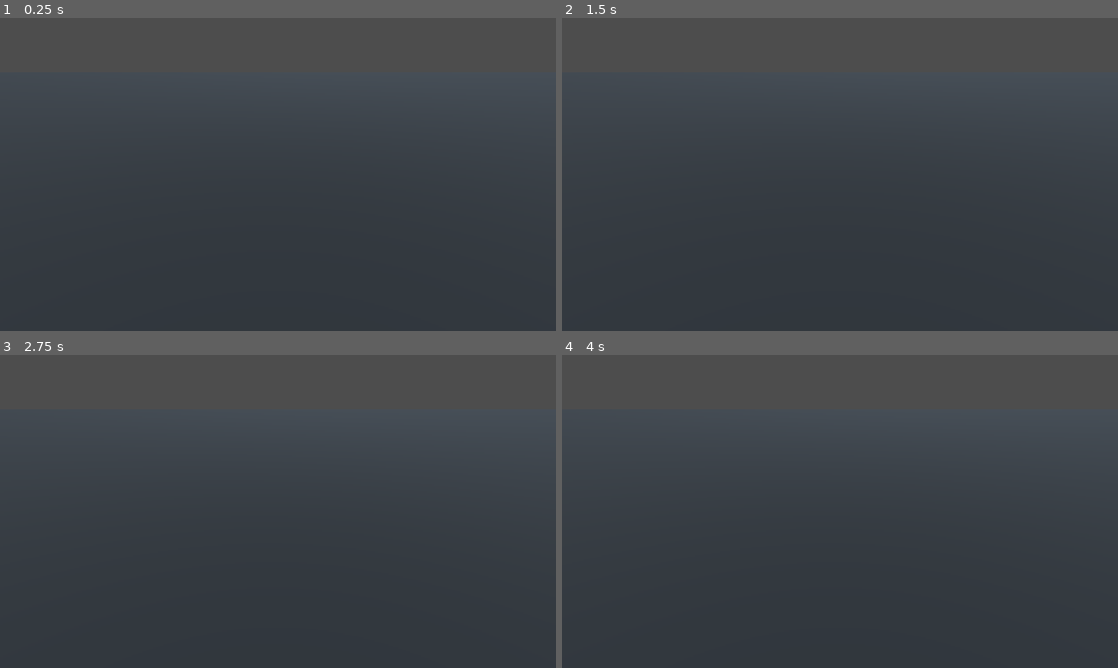
Above: before the commit, frames 1-4 (two rows, left to right).
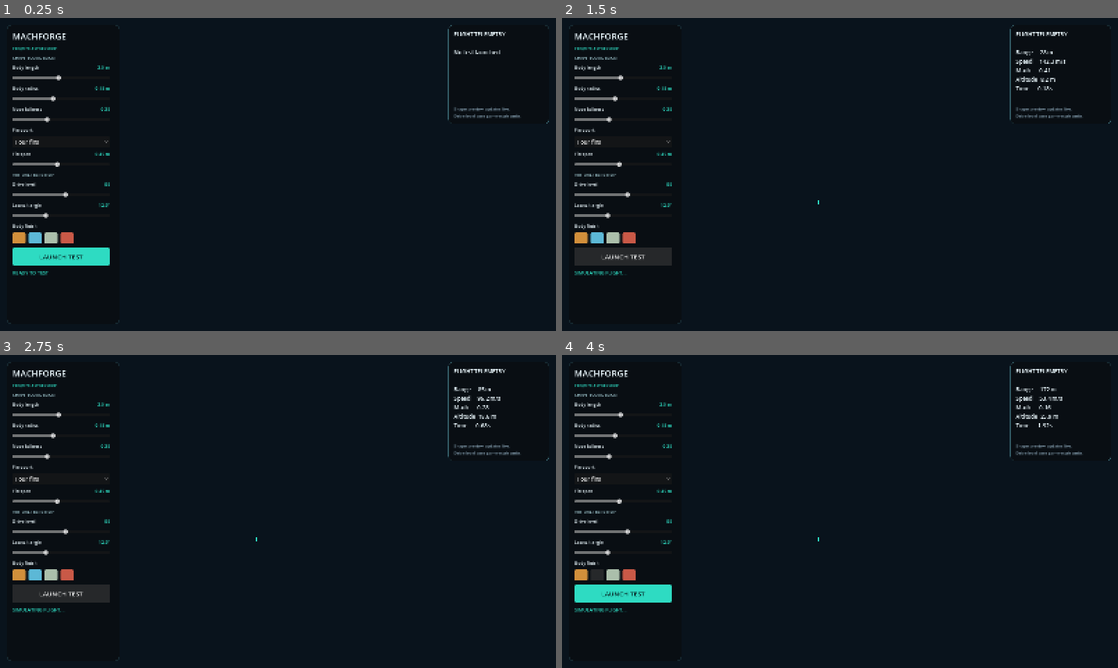
Above: after the commit, the same moments.

Repository: tpylman90-ctrl/MachForge
Game: Godot game, scene res://scenes/test_range.tscn
The game is run twice, just before and just after one commit, with the same random seed, the same clock (stepped at 60 frames per second) and the same inputs.
Inputs (mouse positions are in pixels of both pictures, inside the frame that each line leads up to):
- Up to frame 1 (0.25 s): no input
- Up to frame 2 (1.5 s): click (623, 143) at 0.5 s, where only the run after the commit has a clickable "Four fins"; click (623, 255) at 1.25 s, where only the run after the commit has a clickable "LAUNCH TEST"
- Up to frame 3 (2.75 s): click (61, 592) at 2 s, where only the run after the commit has a clickable "LAUNCH TEST"
- Up to frame 4 (4 s): click (578, 574) at 2.77 s; click (595, 574) at 3.52 s

The runs differ from the first frame. In frame 1, 100% of the frame differs, in the area x 0-100%, y 0-100%; in frame 2, 99%; in frame 3, 99%; in frame 4, 100%.

Commit message:
Add the first interactive projectile workshop and test flight

Diff:
--- a/scenes/test_range.tscn
+++ b/scenes/test_range.tscn
@@ -1,24 +1,6 @@
-[gd_scene load_steps=3 format=3]
+[gd_scene load_steps=2 format=3]
 
-[sub_resource type="StandardMaterial3D" id="GroundMaterial"]
-albedo_color = Color(0.16, 0.19, 0.22, 1)
-roughness = 1.0
-
-[sub_resource type="PlaneMesh" id="GroundMesh"]
-material = SubResource("GroundMaterial")
-size = Vector2(2000, 2000)
+[ext_resource type="Script" path="res://scripts/test_range.gd" id="1_range"]
 
 [node name="TestRange" type="Node3D"]
-
-[node name="Camera3D" type="Camera3D" parent="."]
-transform = Transform3D(1, 0, 0, 0, 0.939693, 0.34202, 0, -0.34202, 0.939693, 0, 24, 54)
-current = true
-fov = 55.0
-
-[node name="Sunlight" type="DirectionalLight3D" parent="."]
-rotation_degrees = Vector3(-48, -25, 0)
-light_energy = 1.2
-shadow_enabled = true
-
-[node name="Ground" type="MeshInstance3D" parent="."]
-mesh = SubResource("GroundMesh")
+script = ExtResource("1_range")
--- /dev/null
+++ b/scripts/flight_solver.gd
@@ -0,0 +1,53 @@
+extends RefCounted
+## Deterministic first-pass flight model for the virtual test range.
+## The drive control is a game-scale setting, not a real launcher specification.
+
+const STEP_SECONDS := 1.0 / 120.0
+const GRAVITY := 9.81
+const MAX_STEPS := 14400
+
+
+static func simulate(
+	start_position: Vector3,
+	launch_speed: float,
+	elevation_degrees: float,
+	body_length: float,
+	body_radius: float,
+	nose_fullness: float,
+	fin_count: int,
+	fin_span: float
+) -> Array[Dictionary]:
+	var points: Array[Dictionary] = []
+	var angle := deg_to_rad(elevation_degrees)
+	var velocity := Vector3(0.0, sin(angle), -cos(angle)) * launch_speed
+	var position := start_position
+	var shape_drag := 0.12 + nose_fullness * 0.12 + float(fin_count) * fin_span * 0.025
+	var mass_score := maxf(0.2, body_length * body_radius * body_radius * 18.0)
+	var time := 0.0
+	var highest_y := position.y
+
+	for step in range(MAX_STEPS):
+		var speed := velocity.length()
+		points.append({
+			"position": position,
+			"velocity": velocity,
+			"speed": speed,
+			"time": time,
+			"max_height": highest_y
+		})
+		if position.y <= 0.0 and step > 0:
+			break
+
+		var air_density_scale := exp(-maxf(position.y, 0.0) / 8500.0)
+		var drag_acceleration := shape_drag * air_density_scale * speed * speed / (18.0 * mass_score)
+		var acceleration := Vector3.DOWN * GRAVITY
+		if speed > 0.001:
+			acceleration -= velocity / speed * drag_acceleration
+		velocity += acceleration * STEP_SECONDS
+		position += velocity * STEP_SECONDS
+		highest_y = maxf(highest_y, position.y)
+		time += STEP_SECONDS
+		if position.y < -50.0 or -position.z > 6000.0:
+			break
+
+	return points
--- /dev/null
+++ b/scripts/test_range.gd
@@ -0,0 +1,445 @@
+extends Node3D
+
+const FlightSolver = preload("res://scripts/flight_solver.gd")
+const RANGE_MARKER_SPACING := 250.0
+const RANGE_MARKER_COUNT := 16
+const PANEL_DARK := Color(0.035, 0.055, 0.075, 0.94)
+const ACCENT := Color(0.18, 0.86, 0.76)
+const TEXT_MAIN := Color(0.91, 0.96, 0.98)
+const TEXT_MUTED := Color(0.57, 0.68, 0.75)
+
+var body_length := 3.0
+var body_radius := 0.18
+var nose_fullness := 0.35
+var fin_count := 4
+var fin_span := 0.45
+var launch_drive := 55.0
+var launch_angle := 12.0
+
+var projectile_preview: Node3D
+var flight_projectile: Node3D
+var trajectory_instance: MeshInstance3D
+var telemetry_label: Label
+var result_label: Label
+var flight_samples: Array[Dictionary] = []
+var flight_elapsed := 0.0
+var flight_active := false
+var selected_finish := Color(0.82, 0.56, 0.23)
+var finish_buttons: Array[Button] = []
+
+
+func _ready() -> void:
+	_build_world()
+	_build_ui()
+	_rebuild_preview()
+
+
+func _process(delta: float) -> void:
+	if not flight_active or flight_samples.is_empty():
+		return
+	flight_elapsed += delta
+	var index := mini(int(flight_elapsed / FlightSolver.STEP_SECONDS), flight_samples.size() - 1)
+	var sample: Dictionary = flight_samples[index]
+	var position: Vector3 = sample["position"]
+	var velocity: Vector3 = sample["velocity"]
+	flight_projectile.global_position = position
+	if velocity.length_squared() > 0.001:
+		flight_projectile.look_at(position + velocity, Vector3.UP)
+	var range_value := maxf(0.0, -position.z - 5.0)
+	telemetry_label.text = "FLIGHT TELEMETRY\n\nRange     %s m\nSpeed     %s m/s\nMach      %s\nAltitude  %s m\nTime      %s s" % [
+		_format_number(range_value, 0),
+		_format_number(float(sample["speed"]), 1),
+		_format_number(float(sample["speed"]) / 343.0, 2),
+		_format_number(position.y, 1),
+		_format_number(float(sample["time"]), 2)
+	]
+	if index >= flight_samples.size() - 1:
+		flight_active = false
+		var final_range := maxf(0.0, -position.z - 5.0)
+		result_label.text = "TEST COMPLETE  •  %s m" % _format_number(final_range, 0)
+		result_label.add_theme_color_override("font_color", ACCENT)
+
+
+func _build_world() -> void:
+	var environment_node := WorldEnvironment.new()
+	var environment := Environment.new()
+	environment.background_mode = Environment.BG_COLOR
+	environment.background_color = Color(0.035, 0.075, 0.11)
+	environment.ambient_light_source = Environment.AMBIENT_SOURCE_COLOR
+	environment.ambient_light_color = Color(0.46, 0.59, 0.68)
+	environment.ambient_light_energy = 0.55
+	environment_node.environment = environment
+	add_child(environment_node)
+
+	var camera := Camera3D.new()
+	camera.projection = Camera3D.PROJECTION_ORTHOGONAL
+	camera.size = 2650.0
+	camera.position = Vector3(180.0, 250.0, 120.0)
+	camera.look_at(Vector3(0.0, 0.0, -1900.0), Vector3.UP)
+	camera.current = true
+	add_child(camera)
+
+	var sunlight := DirectionalLight3D.new()
+	sunlight.rotation_degrees = Vector3(-52.0, -24.0, 0.0)
+	sunlight.light_energy = 1.25
+	sunlight.shadow_enabled = true
+	add_child(sunlight)
+
+	_add_box("Range Ground", Vector3(360.0, 0.2, 4300.0), Vector3(0.0, -0.18, -1900.0), Color(0.10, 0.15, 0.17))
+	_add_box("Launch Deck", Vector3(18.0, 0.45, 18.0), Vector3(0.0, 0.15, 1.0), Color(0.18, 0.24, 0.27))
+	_add_cannon()
+	_add_distance_markers()
+
+	projectile_preview = Node3D.new()
+	projectile_preview.name = "ProjectilePreview"
+	projectile_preview.position = Vector3(0.0, 2.4, -5.2)
+	add_child(projectile_preview)
+
+	flight_projectile = Node3D.new()
+	flight_projectile.name = "FlightProjectile"
+	flight_projectile.visible = false
+	add_child(flight_projectile)
+
+	trajectory_instance = MeshInstance3D.new()
+	trajectory_instance.name = "Trajectory"
+	trajectory_instance.visible = false
+	add_child(trajectory_instance)
+
+
+func _add_cannon() -> void:
+	_add_cylinder("Cannon Pedestal", 3.0, 1.0, Vector3(0.0, 0.8, 0.2), Color(0.27, 0.34, 0.38))
+	_add_box("Cannon Cradle", Vector3(4.0, 0.8, 5.0), Vector3(0.0, 1.5, -1.0), Color(0.19, 0.25, 0.29))
+	_add_cylinder("Cannon Barrel", 0.86, 6.4, Vector3(0.0, 2.0, -3.0), Color(0.40, 0.49, 0.53), PI * 0.5)
+	_add_cylinder("Muzzle Ring", 1.02, 0.34, Vector3(0.0, 2.0, -6.15), Color(0.58, 0.66, 0.68), PI * 0.5)
+
+
+func _add_distance_markers() -> void:
+	for marker_index in range(1, RANGE_MARKER_COUNT + 1):
+		var distance := RANGE_MARKER_SPACING * marker_index
+		var z_position := -distance
+		_add_box("Marker %d" % marker_index, Vector3(28.0, 0.045, 0.28), Vector3(0.0, 0.015, z_position), Color(0.28, 0.42, 0.45))
+		var label := Label3D.new()
+		label.text = "%d m" % int(distance)
+		label.position = Vector3(16.0, 0.08, z_position - 8.0)
+		label.font_size = 48
+		label.pixel_size = 0.025
+		label.billboard = BaseMaterial3D.BILLBOARD_ENABLED
+		label.modulate = Color(0.69, 0.82, 0.84)
+		add_child(label)
+
+
+func _add_box(node_name: String, size: Vector3, location: Vector3, color: Color) -> MeshInstance3D:
+	var instance := MeshInstance3D.new()
+	instance.name = node_name
+	var box := BoxMesh.new()
+	box.size = size
+	instance.mesh = box
+	instance.position = location
+	instance.material_override = _make_material(color, 0.82)
+	add_child(instance)
+	return instance
+
+
+func _add_cylinder(node_name: String, radius: float, height: float, location: Vector3, color: Color, tilt: float = 0.0) -> MeshInstance3D:
+	var instance := MeshInstance3D.new()
+	instance.name = node_name
+	var cylinder := CylinderMesh.new()
+	cylinder.top_radius = radius
+	cylinder.bottom_radius = radius
+	cylinder.height = height
+	cylinder.radial_segments = 32
+	instance.mesh = cylinder
+	instance.position = location
+	instance.rotation.x = tilt
+	instance.material_override = _make_material(color, 0.48)
+	add_child(instance)
+	return instance
+
+
+func _make_material(color: Color, roughness: float = 0.6) -> StandardMaterial3D:
+	var material := StandardMaterial3D.new()
+	material.albedo_color = color
+	material.roughness = roughness
+	return material
+
+
+func _build_ui() -> void:
+	var layer := CanvasLayer.new()
+	layer.layer = 2
+	add_child(layer)
+	var screen := Control.new()
+	screen.set_anchors_and_offsets_preset(Control.PRESET_FULL_RECT)
+	layer.add_child(screen)
+
+	var left_panel := _make_panel()
+	left_panel.anchor_left = 0.0
+	left_panel.anchor_right = 0.0
+	left_panel.anchor_top = 0.0
+	left_panel.anchor_bottom = 1.0
+	left_panel.offset_left = 20.0
+	left_panel.offset_top = 20.0
+	left_panel.offset_right = 344.0
+	left_panel.offset_bottom = -20.0
+	screen.add_child(left_panel)
+	var scroll := ScrollContainer.new()
+	scroll.size_flags_vertical = Control.SIZE_EXPAND_FILL
+	left_panel.add_child(scroll)
+	var left_content := VBoxContainer.new()
+	left_content.custom_minimum_size = Vector2(280.0, 0.0)
+	left_content.add_theme_constant_override("separation", 10)
+	scroll.add_child(left_content)
+
+	_add_title(left_content, "MACHFORGE", "PROJECTILE WORKSHOP")
+	_add_section(left_content, "SHAPE YOUR DESIGN")
+	_add_slider(left_content, "Body length", 1.2, 5.0, 0.1, body_length, " m", 1, "body_length", true)
+	_add_slider(left_content, "Body radius", 0.08, 0.32, 0.01, body_radius, " m", 2, "body_radius", true)
+	_add_slider(left_content, "Nose fullness", 0.0, 1.0, 0.01, nose_fullness, "", 2, "nose_fullness", true)
+	_add_fin_picker(left_content)
+	_add_slider(left_content, "Fin span", 0.15, 0.8, 0.01, fin_span, " m", 2, "fin_span", true)
+	_add_section(left_content, "VIRTUAL TEST SETUP")
+	_add_slider(left_content, "Drive level", 0.0, 100.0, 1.0, launch_drive, "", 0, "launch_drive", false)
+	_add_slider(left_content, "Launch angle", 3.0, 30.0, 0.5, launch_angle, "°", 1, "launch_angle", false)
+	_add_finish_picker(left_content)
+	var launch_button := Button.new()
+	launch_button.text = "LAUNCH TEST"
+	launch_button.custom_minimum_size = Vector2(0.0, 54.0)
+	launch_button.add_theme_font_size_override("font_size", 19)
+	launch_button.add_theme_color_override("font_color", Color(0.02, 0.09, 0.10))
+	var launch_style := StyleBoxFlat.new()
+	launch_style.bg_color = ACCENT
+	launch_style.corner_radius_top_left = 8
+	launch_style.corner_radius_top_right = 8
+	launch_style.corner_radius_bottom_left = 8
+	launch_style.corner_radius_bottom_right = 8
+	launch_button.add_theme_stylebox_override("normal", launch_style)
+	launch_button.pressed.connect(_launch_test)
+	left_content.add_child(launch_button)
+	result_label = _make_label("READY TO TEST", 14, ACCENT)
+	left_content.add_child(result_label)
+
+	var right_panel := _make_panel()
+	right_panel.anchor_left = 1.0
+	right_panel.anchor_right = 1.0
+	right_panel.anchor_top = 0.0
+	right_panel.anchor_bottom = 0.0
+	right_panel.offset_left = -310.0
+	right_panel.offset_right = -20.0
+	right_panel.offset_top = 20.0
+	right_panel.offset_bottom = 300.0
+	screen.add_child(right_panel)
+	var right_content := VBoxContainer.new()
+	right_content.add_theme_constant_override("separation", 8)
+	right_panel.add_child(right_content)
+	telemetry_label = _make_label("FLIGHT TELEMETRY\n\nNo test launched", 16, TEXT_MAIN)
+	telemetry_label.custom_minimum_size = Vector2(252.0, 210.0)
+	right_content.add_child(telemetry_label)
+	var note := _make_label("Shape preview updates live.\nDrive level uses game-scale units.", 12, TEXT_MUTED)
+	right_content.add_child(note)
+
+
+func _make_panel() -> PanelContainer:
+	var panel := PanelContainer.new()
+	var style := StyleBoxFlat.new()
+	style.bg_color = PANEL_DARK
+	style.border_color = Color(0.20, 0.36, 0.40, 0.9)
+	style.set_border_width_all(1)
+	style.set_corner_radius_all(12)
+	style.content_margin_left = 16.0
+	style.content_margin_right = 16.0
+	style.content_margin_top = 15.0
+	style.content_margin_bottom = 15.0
+	panel.add_theme_stylebox_override("panel", style)
+	return panel
+
+
+func _add_title(parent: VBoxContainer, title: String, subtitle: String) -> void:
+	var title_label := _make_label(title, 25, TEXT_MAIN)
+	title_label.add_theme_font_size_override("font_size", 25)
+	parent.add_child(title_label)
+	parent.add_child(_make_label(subtitle, 11, ACCENT))
+
+
+func _add_section(parent: VBoxContainer, title: String) -> void:
+	var label := _make_label(title, 12, Color(0.62, 0.77, 0.80))
+	label.add_theme_stylebox_override("normal", StyleBoxEmpty.new())
+	parent.add_child(label)
+
+
+func _make_label(text_value: String, size: int, color: Color) -> Label:
+	var label := Label.new()
+	label.text = text_value
+	label.add_theme_font_size_override("font_size", size)
+	label.add_theme_color_override("font_color", color)
+	return label
+
+
+func _add_slider(parent: VBoxContainer, title: String, minimum: float, maximum: float, step: float, initial: float, suffix: String, decimals: int, property_name: String, edits_shape: bool) -> HSlider:
+	var header := HBoxContainer.new()
+	var title_label := _make_label(title, 13, TEXT_MAIN)
+	title_label.size_flags_horizontal = Control.SIZE_EXPAND_FILL
+	header.add_child(title_label)
+	var value_label := _make_label(_format_number(initial, decimals) + suffix, 13, ACCENT)
+	value_label.horizontal_alignment = HORIZONTAL_ALIGNMENT_RIGHT
+	header.add_child(value_label)
+	parent.add_child(header)
+	var slider := HSlider.new()
+	slider.min_value = minimum
+	slider.max_value = maximum
+	slider.step = step
+	slider.value = initial
+	slider.size_flags_horizontal = Control.SIZE_EXPAND_FILL
+	slider.custom_minimum_size.y = 22.0
+	slider.value_changed.connect(func(value: float) -> void:
+		value_label.text = _format_number(value, decimals) + suffix
+		set(property_name, value)
+		if edits_shape:
+			_rebuild_preview()
+	)
+	parent.add_child(slider)
+	return slider
+
+
+func _add_fin_picker(parent: VBoxContainer) -> void:
+	parent.add_child(_make_label("Fin count", 13, TEXT_MAIN))
+	var picker := OptionButton.new()
+	picker.add_item("No fins", 0)
+	picker.add_item("Two fins", 2)
+	picker.add_item("Four fins", 4)
+	picker.select(2)
+	picker.item_selected.connect(func(index: int) -> void:
+		fin_count = picker.get_item_id(index)
+		_rebuild_preview()
+	)
+	parent.add_child(picker)
+
+
+func _add_finish_picker(parent: VBoxContainer) -> void:
+	parent.add_child(_make_label("Body finish", 13, TEXT_MAIN))
+	var row := HBoxContainer.new()
+	row.add_theme_constant_override("separation", 8)
+	var colors := [Color(0.82, 0.56, 0.23), Color(0.36, 0.72, 0.84), Color(0.67, 0.75, 0.67), Color(0.79, 0.35, 0.28)]
+	for color in colors:
+		var button := Button.new()
+		button.custom_minimum_size = Vector2(38.0, 32.0)
+		var style := StyleBoxFlat.new()
+		style.bg_color = color
+		style.set_corner_radius_all(5)
+		button.add_theme_stylebox_override("normal", style)
+		button.pressed.connect(func() -> void:
+			selected_finish = color
+			_rebuild_preview()
+		)
+		row.add_child(button)
+	parent.add_child(row)
+
+
+func _rebuild_preview() -> void:
+	if not is_instance_valid(projectile_preview):
+		return
+	for child in projectile_preview.get_children():
+		child.queue_free()
+	var body := MeshInstance3D.new()
+	body.name = "Body"
+	body.mesh = _build_body_mesh(body_length, body_radius, nose_fullness)
+	body.material_override = _make_material(selected_finish, 0.34)
+	projectile_preview.add_child(body)
+	for fin_index in range(fin_count):
+		var fin := MeshInstance3D.new()
+		fin.name = "Fin_%d" % fin_index
+		var box := BoxMesh.new()
+		box.size = Vector3(fin_span, 0.055, body_length * 0.23)
+		fin.mesh = box
+		fin.position = Vector3(body_radius + fin_span * 0.37, 0.0, body_length * 0.30)
+		fin.rotation.z = TAU * float(fin_index) / float(maxi(fin_count, 1))
+		fin.material_override = _make_material(selected_finish.darkened(0.24), 0.38)
+		projectile_preview.add_child(fin)
+
+
+func _build_body_mesh(length: float, radius: float, fullness: float) -> ArrayMesh:
+	var rings: Array[Vector2] = []
+	var tip_z := -length * 0.5
+	var nose_length := length * 0.36
+	var exponent := lerpf(0.58, 2.2, fullness)
+	for index in range(9):
+		var t := float(index) / 8.0
+		var ring_radius := radius * pow(t, exponent)
+		rings.append(Vector2(tip_z + nose_length * t, maxf(ring_radius, 0.006)))
+	rings.append(Vector2(length * 0.08, radius))
+	rings.append(Vector2(length * 0.38, radius))
+	rings.append(Vector2(length * 0.48, radius * 0.82))
+
+	var surface := SurfaceTool.new()
+	surface.begin(Mesh.PRIMITIVE_TRIANGLES)
+	const SEGMENTS := 20
+	for ring_index in range(rings.size() - 1):
+		for segment in range(SEGMENTS):
+			var next_segment := (segment + 1) % SEGMENTS
+			var angle_a := TAU * float(segment) / float(SEGMENTS)
+			var angle_b := TAU * float(next_segment) / float(SEGMENTS)
+			var ring_a: Vector2 = rings[ring_index]
+			var ring_b: Vector2 = rings[ring_index + 1]
+			var a := Vector3(cos(angle_a) * ring_a.y, sin(angle_a) * ring_a.y, ring_a.x)
+			var b := Vector3(cos(angle_b) * ring_a.y, sin(angle_b) * ring_a.y, ring_a.x)
+			var c := Vector3(cos(angle_b) * ring_b.y, sin(angle_b) * ring_b.y, ring_b.x)
+			var d := Vector3(cos(angle_a) * ring_b.y, sin(angle_a) * ring_b.y, ring_b.x)
+			surface.add_vertex(a)
+			surface.add_vertex(b)
+			surface.add_vertex(c)
+			surface.add_vertex(a)
+			surface.add_vertex(c)
+			surface.add_vertex(d)
+	surface.generate_normals()
+	var mesh := surface.commit()
+	return mesh
+
+
+func _launch_test() -> void:
+	flight_samples = FlightSolver.simulate(
+		Vector3(0.0, 2.45, -5.2),
+		lerpf(90.0, 240.0, launch_drive / 100.0),
+		launch_angle,
+		body_length,
+		body_radius,
+		nose_fullness,
+		fin_count,
+		fin_span
+	)
+	if flight_samples.is_empty():
+		return
+	for child in flight_projectile.get_children():
+		child.queue_free()
+	var projectile_body := MeshInstance3D.new()
+	projectile_body.mesh = _build_body_mesh(body_length, body_radius, nose_fullness)
+	projectile_body.material_override = _make_material(selected_finish, 0.34)
+	flight_projectile.add_child(projectile_body)
+	for fin_index in range(fin_count):
+		var fin := MeshInstance3D.new()
+		var fin_mesh := BoxMesh.new()
+		fin_mesh.size = Vector3(fin_span, 0.055, body_length * 0.23)
+		fin.mesh = fin_mesh
+		fin.position = Vector3(body_radius + fin_span * 0.37, 0.0, body_length * 0.30)
+		fin.rotation.z = TAU * float(fin_index) / float(maxi(fin_count, 1))
+		fin.material_override = _make_material(selected_finish.darkened(0.24), 0.38)
+		flight_projectile.add_child(fin)
+
+	var line_mesh := ImmediateMesh.new()
+	var line_material := StandardMaterial3D.new()
+	line_material.shading_mode = BaseMaterial3D.SHADING_MODE_UNSHADED
+	line_material.albedo_color = ACCENT
+	line_material.no_depth_test = true
+	line_mesh.surface_begin(Mesh.PRIMITIVE_LINE_STRIP, line_material)
+	for sample in flight_samples:
+		line_mesh.surface_add_vertex(sample["position"])
+	line_mesh.surface_end()
+	trajectory_instance.mesh = line_mesh
+	trajectory_instance.visible = true
+	flight_projectile.visible = true
+	flight_projectile.global_position = flight_samples[0]["position"]
+	flight_elapsed = 0.0
+	flight_active = true
+	result_label.text = "SIMULATING FLIGHT..."
+	result_label.add_theme_color_override("font_color", ACCENT)
+
+
+func _format_number(value: float, decimals: int) -> String:
+	return String.num(value, decimals)
